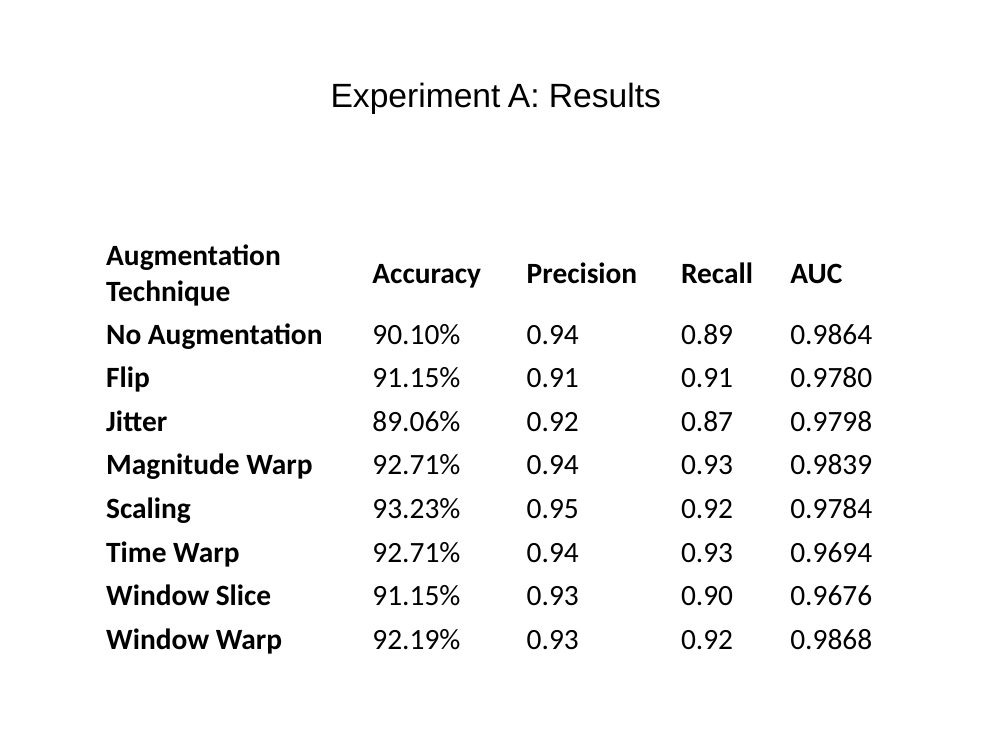
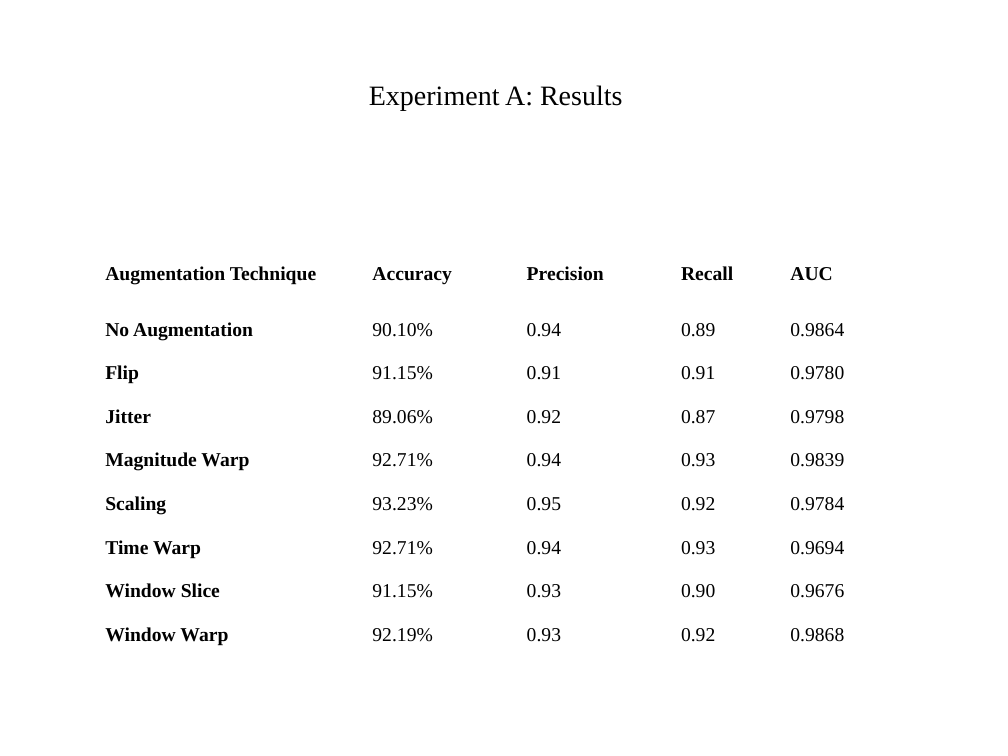
Before and after one commit to nikil1506/Thesis-Work, a slide deck: slide 13 of Presentation.pptx (slide 10 before the commit). Drawn at 1008x756 pixels with LibreOffice and Linux fonts; fonts in the diff are those of the drawing. Boxes give left, top, right and bottom in pixels: in the first picture for what was removed or moved away, otherwise in the second. Text is boxed around its words. In the diff, an @@ line names an element or a change of style, - is before the commit and + after.

```diff
--- a/Presentation.pptx
+++ b/Presentation.pptx
@@ title "Experiment A: Results" at box(369, 85, 623, 110): size 24 to 20 pt, font Arial to Times New Roman @@
@@ table at box(105, 234, 901, 651) @@
@@ size 21 to 14 pt, font Calibri to Times New Roman @@
@@ alignment left to justified @@
@@ line spacing 1 to 1.5 @@
```
Also in this commit, not shown: 29 other slides changed, 6 slides added, 1 slide removed.
